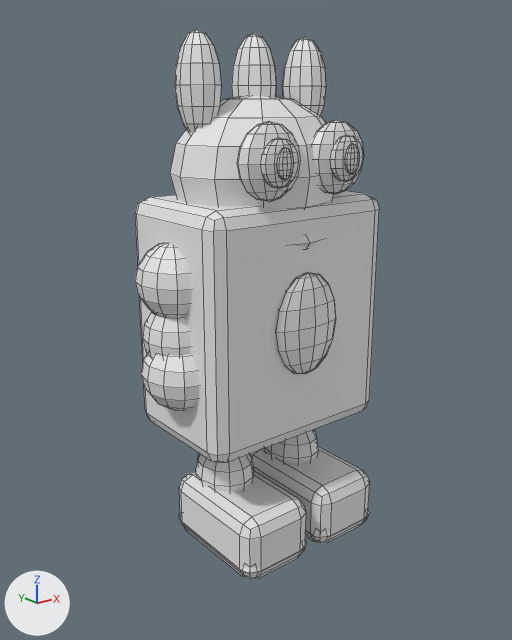
Two versions of the FBX model Assets/SourceFiles/Prototype/Resources/Courtyard/Guardian.fbx, one commit apart.
The view is the same before and after, from a 50 mm camera at (-2.08, -2.57, 2.12) aimed at (-0.03, -0.02, 1.1). The axes (+X, +Y, +Z) are drawn at lower left. The lights are the same throughout. The older version comes first. Mesh edges are drawn as thin lines. Vertices at exactly the same position are counted once.

Objects in the first picture: 'DrForms_Guardian'.
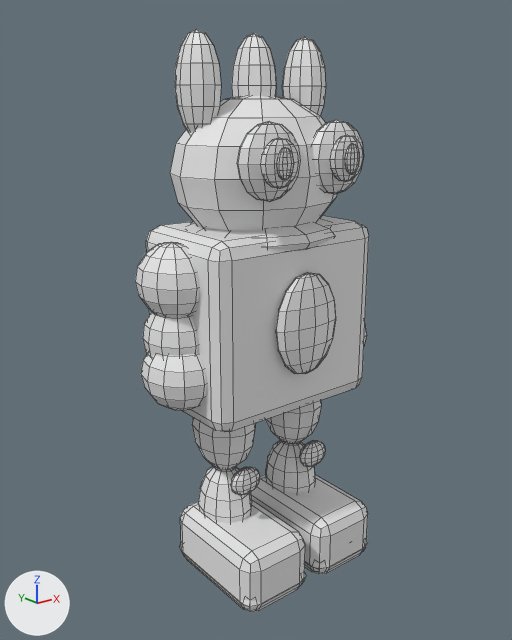
The newer file is also turned or shifted as a whole; pictures and numbers use the older file's frame.

Changed parts and their boxes (x1, y1, x2, y2) in the pictures (512 x 640 px; the box of a moved part takes in the faces that stretch with it):
```json
{"object": "DrForms_Guardian", "change": "reshaped", "before": [135, 29, 379, 579], "after": [135, 29, 369, 612]}
{"part": 1, "of": "me_cube", "change": "moved or reshaped", "before": [135, 191, 379, 462], "after": [146, 216, 369, 432]}
{"part": 2, "of": "me_cube", "change": "added", "after": [198, 466, 252, 523]}
{"part": 3, "of": "me_cube", "change": "moved or reshaped", "before": [179, 513, 307, 578], "after": [180, 543, 306, 611]}
{"part": 4, "of": "me_cube", "change": "added", "after": [231, 466, 260, 495]}
{"part": 5, "of": "me_cube", "change": "added", "after": [266, 440, 315, 493]}
{"part": 6, "of": "me_cube", "change": "moved or reshaped", "before": [311, 509, 369, 542], "after": [310, 539, 368, 573]}
{"part": 7, "of": "me_cube", "change": "added", "after": [299, 440, 325, 467]}
{"part": 8, "of": "me_cube", "change": "deleted", "before": [264, 429, 318, 463]}
{"part": 9, "of": "me_cube", "change": "deleted", "before": [196, 454, 254, 491]}
{"part": 10, "of": "me_cube", "change": "moved or reshaped", "before": [179, 467, 370, 572], "after": [180, 400, 368, 605]}
```

The change, as JSON lines over the scene's bpy script:
```json
{"block": "me_cube", "where": "# used by ob_drforms_guardian; location = (0.0, 0.0, 1.13)"}
{"op": "remove", "block": "me_cube", "code": "me_cube.from_pydata(...)  # 2151 vertices, 2358 faces; spans x -0.65..0.65, y -0.44..0.35, z -1.14..1.26"}
{"op": "add", "block": "me_cube", "code": "me_cube.from_pydata(...)  # 2411 vertices, 2634 faces; spans x -0.65..0.65, y -0.44..0.35, z -1.32..1.26"}
{"block": "me_cube", "change": "me_cube part 1: the loose piece of 56 vertices spanning x -0.5..0.5, y -0.33..0.33, z -0.56..0.56 is scaled about its middle by (0.913, 0.932, 0.751)"}
{"block": "me_cube", "change": "me_cube part 2: a new loose piece, a UV sphere (12 segments, 8 rings, poles along z) spanning x -0.35..-0.09, y -0.15..0.15, z -1.19..-0.75, in mat_teal (white #e7e7e7)"}
{"block": "me_cube", "change": "me_cube part 3: the loose piece of 46 vertices spanning x -0.41..-0.03, y -0.44..0.18, z -1.12..-1.02 is moved by (0.0, 0.0, -0.18)"}
{"block": "me_cube", "change": "me_cube part 4: a new loose piece, a UV sphere (12 segments, 8 rings, poles along z) spanning x -0.305..-0.135, y -0.21..-0.13, z -0.84..-0.7, in mat_glass (white #e7e7e7)"}
{"block": "me_cube", "change": "me_cube part 5: a new loose piece, a UV sphere (12 segments, 8 rings, poles along z) spanning x 0.09..0.35, y -0.15..0.15, z -1.19..-0.75, in mat_teal (white #e7e7e7)"}
{"block": "me_cube", "change": "me_cube part 6: the loose piece of 45 vertices spanning x 0.03..0.41, y -0.44..0.18, z -1.12..-1.02 is moved by (0.0, 0.0, -0.18)"}
{"block": "me_cube", "change": "me_cube part 7: a new loose piece, a UV sphere (12 segments, 8 rings, poles along z) spanning x 0.135..0.305, y -0.21..-0.13, z -0.84..-0.7, in mat_glass (white #e7e7e7)"}
{"block": "me_cube", "change": "me_cube part 8: the loose piece of 86 vertices spanning x 0.08..0.36, y -0.16..0.16, z -0.97..-0.61 is deleted"}
{"block": "me_cube", "change": "me_cube part 9: the loose piece of 86 vertices spanning x -0.36..-0.08, y -0.16..0.16, z -0.97..-0.61 is deleted"}
{"block": "me_cube", "change": "me_cube part 10"}
{"block": "me_cube", "change": "108 faces are deleted"}
{"block": "me_cube", "change": "26 vertices in x -0.28..0.28, y -0.07..0.07, z -0.69..-0.67 move by (0.0, 0.0, -0.08)"}
{"block": "me_cube", "change": "24 vertices in x -0.41..0.41, y -0.44..0.18, z -0.89 move by (0.0, 0.0, -0.36)"}
{"block": "me_cube", "change": "16 vertices in x -0.39..0.39, y -0.42..0.16, z -0.84 move by (0.0, 0.0, -0.46)"}
{"block": "me_cube", "change": "16 vertices in x -0.39..0.39, y -0.42..0.16, z -1.12 move by (0.0, 0.0, 0.1)"}
{"block": "me_cube", "change": "8 vertices in x -0.29..0.29, y -0.14..0.14, z -0.41 move by (0.0, 0.0, -0.03)"}
{"block": "me_cube", "change": "8 vertices in x -0.29..0.29, y -0.14..0.14, z -0.57 move by (0.0, 0.0, -0.05)"}
{"block": "me_cube", "change": "136 vertices move from x -0.38..0.38, y -0.41..0.18, z -1.14..-0.35 to x -0.38..0.38, y -0.41..0.17, z -1.32..-0.36"}
{"block": "me_cube", "change": "108 new faces join them, mat_teal (white #e7e7e7)"}
{"block": "me_cube", "change": "other edits to the shape of me_cube do not show in these pictures"}
```
